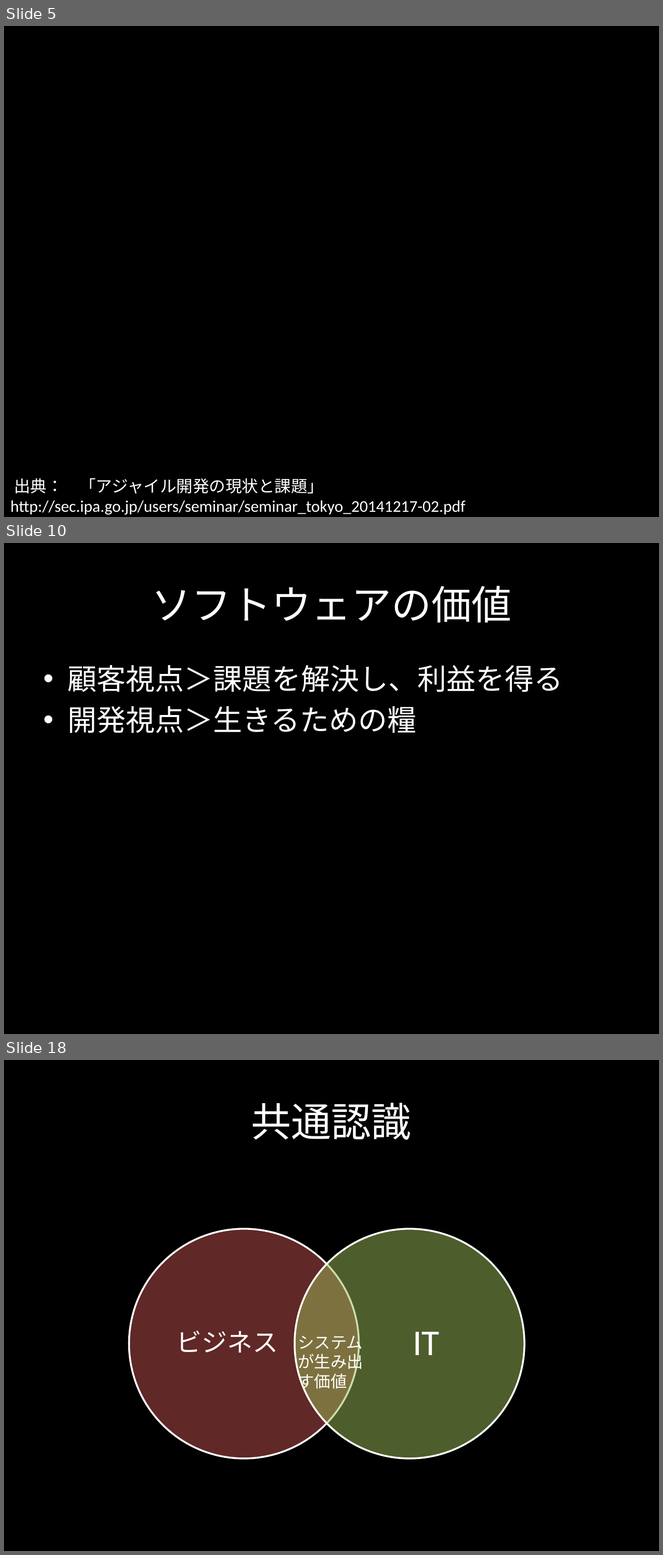
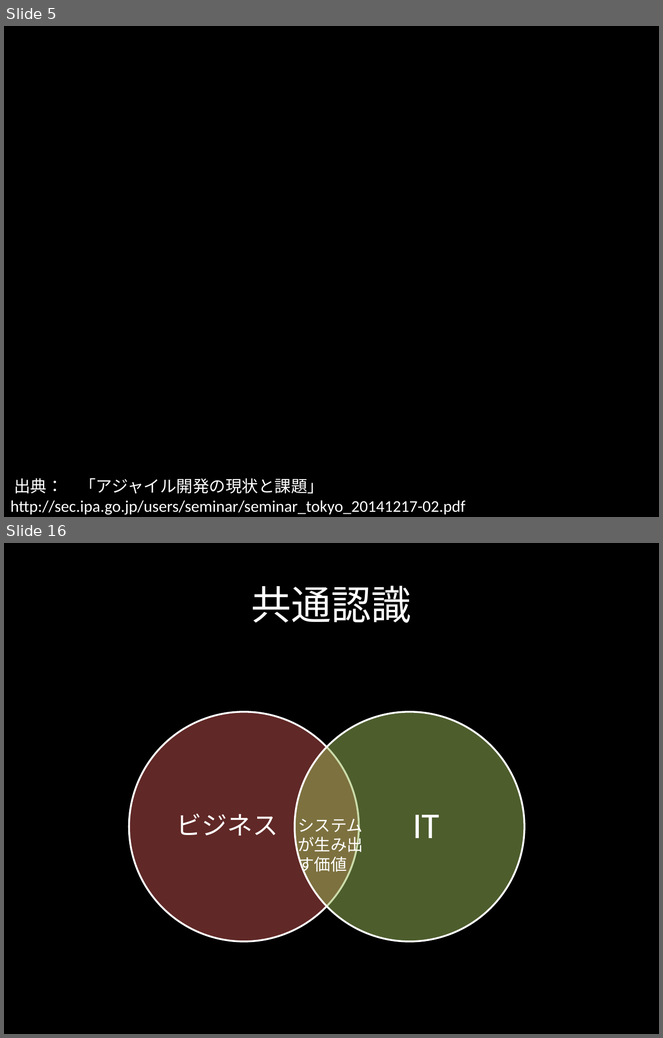
Before and after one commit to citrus1981/document, a slide deck: agile.pptx. Shown one above the other, each under a label of ours: slides 5, 10 and 18 before the commit, slides 5 and 16 after it; the slides between them are not shown. The pictures are 663x1555 and 663x1038 pixels, drawn with LibreOffice and Linux fonts; fonts in the diff are those of the drawing; background and template pictures are left out. Boxes give left, top, right and bottom in pixels: in the first picture for what was removed or moved away, otherwise in the second. Text is boxed around its words. In the diff, an @@ line names an element or a change of style, - is before the commit and + after.

```diff
--- a/agile.pptx
+++ b/agile.pptx
@@ slide 10 removed at (x1=4, y1=543, x2=659, y2=1034), background #000000 @@
@@ title removed at (x1=151, y1=586, x2=512, y2=623) @@
-ソフトウェアの価値
@@ text removed at (x1=68, y1=665, x2=563, y2=733) @@
-• 顧客視点＞課題を解決し、利益を得る
-• 開発視点＞生きるための糧
@@ what was slide 18 is now slide 16 @@
```
Also in this commit, not shown: 7 slides changed, 4 slides added, 5 other slides removed.
